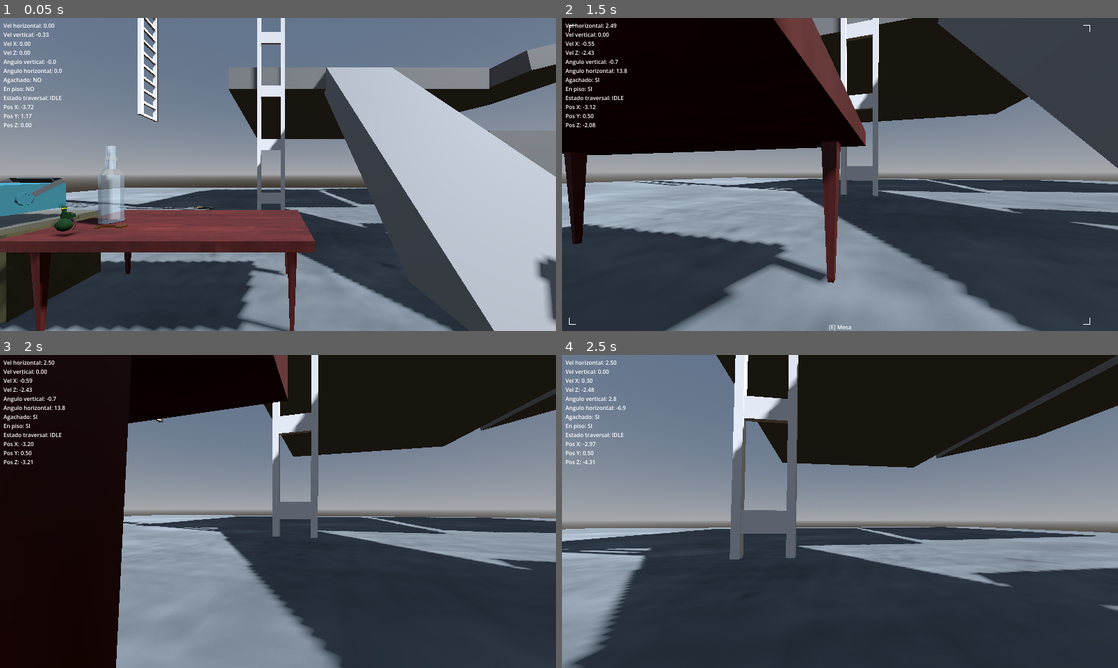
Above: before the commit, frames 1-4 (two rows, left to right).
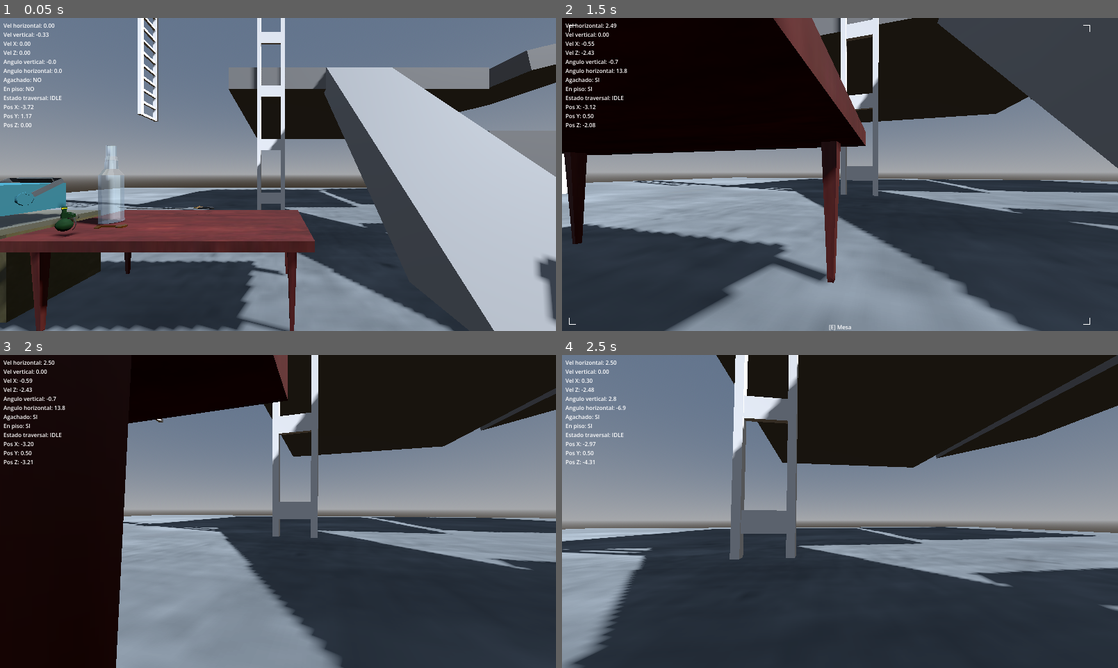
Above: after the commit, the same moments.

Repository: ElVerdulero2001/tun-tun-tun-sahur-el-juego-copia-de-Peripeteia-
Game: Godot game, scene res://levels/movement_test.tscn
Two runs of this game, one before a commit and one after it. Both use one fixed random seed, a clock stepped at 60 frames per second and the inputs below.
Inputs (mouse positions are in pixels of both pictures, inside the frame that each line leads up to):
- Up to frame 1 (0.05 s): no input
- Up to frame 2 (1.5 s): tap Enter at 0.5 s; move the mouse to (867, 174) at 0.52 s; hold Ctrl (crouch) 0.53-1.28 s; hold W (move_forward) from 0.53 s (still down); click (867, 174) at 0.67 s; tap Space (jump) at 0.77 s; move the mouse to (812, 174) at 1.27 s; tap E (interactuar) at 1.35 s
- Up to frame 3 (2 s): keep holding W (move_forward); tap Space (jump) at 1.52 s
- Up to frame 4 (2.5 s): keep holding W (move_forward); move the mouse to (851, 505) at 2.02 s; tap C (kick) at 2.1 s

Frame 1 is identical in both runs. In frame 2, 0.1% of the frame differs, in the area x 0-54%, y 26-57%; in frame 3, less than 0.1%; in frame 4, less than 0.1%.

Commit message:
yipi, ya se soluciono el tema de las escaleras, a la par de solucionar la perdida de informacion en la transicion de un stopmarker y un startmarker, ahora es instantaneo y sin el micro stop

Diff:
--- a/levels/movement_test.tscn
+++ b/levels/movement_test.tscn
@@ -273,6 +273,7 @@
 
 [node name="escalera 1" parent="world/enviroment/static/escaleras" unique_id=2057852000 instance=ExtResource("23_co54g")]
 transform = Transform3D(-4.371139e-08, 0, 1, 0, 1, 0, -1, 0, -4.371139e-08, -10.327127, 4.800875, -9.641181)
+neighbour_up = NodePath("../escalera 3")
 
 [node name="escalera 2" parent="world/enviroment/static/escaleras" unique_id=863226712 instance=ExtResource("23_co54g")]
 transform = Transform3D(1, 0, 0, 0, 1, 0, 0, 0, 1, -4.035, -1.6125276, -8.602)
@@ -281,13 +282,25 @@
 transform = Transform3D(1, 0, 0, 0, 4, 0, 0, 0, 1, 0, 0.062, 0)
 
 [node name="carcasa" parent="world/enviroment/static/escaleras/escalera 2" index="1" unique_id=1171411348]
-transform = Transform3D(1, 0, 0, 0, 4, 0, 0, 0, 1, 0, 17.286621, 0)
+transform = Transform3D(1, 0, 0, 0, 4, 0, 0, 0, 1, 0, 17.322027, 0)
 
 [node name="StartMarker" parent="world/enviroment/static/escaleras/escalera 2" index="2" unique_id=1847870763]
 transform = Transform3D(1, 0, 0, 0, 1, 0, 0, 0, 1, 0, 2.816892, 0.80568457)
 
 [node name="EndMarker" parent="world/enviroment/static/escaleras/escalera 2" index="3" unique_id=606831496]
 transform = Transform3D(1, 0, 0, 0, 1, 0, 0, 0, 1, 0, 33.95176, 0.80599976)
+
+[node name="escalera 3" parent="world/enviroment/static/escaleras" unique_id=603716692 instance=ExtResource("23_co54g")]
+transform = Transform3D(-4.0001844e-08, 0.4031461, 0.91513574, 1.7622071e-08, 0.91513574, -0.4031461, -1, 1.5137438e-15, -4.3711385e-08, -10.664811, 12.413293, -9.640672)
+neighbour_down = NodePath("../escalera 1")
+
+[node name="escalera 4" parent="world/enviroment/static/escaleras" unique_id=1261544001 instance=ExtResource("23_co54g")]
+transform = Transform3D(1, 0, 0, 0, 1, 0, 0, 0, 1, -15.070879, 0.09999943, -6.4042616)
+neighbour_up = NodePath("../escalera 5")
+
+[node name="escalera 5" parent="world/enviroment/static/escaleras" unique_id=1838846607 instance=ExtResource("23_co54g")]
+transform = Transform3D(1, 0, 0, 0, 1, 0, 0, 0, 1, -15.071, 7.3, -6.405)
+neighbour_down = NodePath("../escalera 4")
 
 [node name="dinamic" type="Node3D" parent="world/enviroment" unique_id=637697114]
 
--- a/scripts/player n entities/movement/parkour_detector.gd
+++ b/scripts/player n entities/movement/parkour_detector.gd
@@ -27,7 +27,6 @@
 
 # ── Parámetros de detección — ladder ─────────────────────────────
 @export var ladder_detection_radius : float = 1.2
-@export var ladder_max_distance     : float = 800
 
 # ── Alturas de sondeo ─────────────────────────────────────────────
 const PROBE_HEIGHTS : Array = [0.3, 0.6, 0.9, 1.2, 1.5]
@@ -120,16 +119,6 @@
 
 	var results = space.intersect_shape(params)
 
-	print("ladder query | resultados: ", results.size())
-	for result in results:
-		var c = result.get("collider", null)
-		if c:
-			var seg = _find_segment(c)
-			print("  collider: ", c.name, " | segment: ", seg)
-			if seg:
-				print("  start_marker: ", seg.get("start_marker"))
-				print("  end_marker: ", seg.get("end_marker"))
-
 	for result in results:
 		var collider = result.get("collider", null)
 		if collider == null:
@@ -145,11 +134,6 @@
 		if segment.get("start_marker") == null or segment.get("end_marker") == null:
 			continue
 		if segment.start_marker == null or segment.end_marker == null:
-			continue
-
-		# Validar distancia.
-		var dist = body.global_position.distance_to(segment.start_marker.global_position)
-		if dist > ladder_max_distance:
 			continue
 
 		# Validar intención.
@@ -160,7 +144,6 @@
 		var candidate = {
 			"type"     : "ladder",
 			"area"     : segment,   # el TraversalSegment
-			"distance" : dist,
 		}
 
 		# Debug — mostrar markers
@@ -198,8 +181,6 @@
 	if Input.is_action_pressed("crouch"):
 		return false
 
-	print("LADDER ACEPTADA")
-
 	return true
 
 func _is_within_segment_volume(segment: Node) -> bool:
--- a/scripts/player n entities/movement/traversal_controller.gd
+++ b/scripts/player n entities/movement/traversal_controller.gd
@@ -173,18 +173,6 @@
 # ─────────────────────────────────────────────────────────────────
 
 func _on_ladder_candidate_found(candidate: Dictionary) -> void:
-	print(
-		"LADDER EVENT | state=",
-		get_state_name(),
-		" | active=",
-		is_active()
-	)
-
-	if state != State.IDLE:
-		print("LADDER BLOQUEADA | state no es IDLE")
-		return
-
-	print("LADDER ACEPTADA | entrando")
 
 	_current_segment = candidate["area"]
 
@@ -322,19 +310,8 @@
 # ─────────────────────────────────────────────────────────────────
 
 func _state_ladder(delta: float) -> void:
-	print("LADDER TICK | segment=", _current_segment)
 
 	body.velocity = Vector3.ZERO
-
-	if _current_segment == null:
-		print("LADDER EXIT | SEGMENT NULL")
-		_release(Vector3.ZERO)
-		return
-
-	if _current_segment == null:
-		print("LADDER EXIT | SEGMENT NULL")
-		_release(Vector3.ZERO)
-		return
 
 	# ── Saltar fuera ──────────────────────────────────────────────
 	if Input.is_action_just_pressed("jump"):
@@ -386,7 +363,7 @@
 			var neighbour = _current_segment.get_neighbour_up()
 			if neighbour != null:
 				_current_segment  = neighbour
-				_current_progress = 0.0
+				_current_progress = new_progress - 1.0
 				_log("escalera — transición a vecino superior: %s" % neighbour.name)
 			else:
 				_current_progress = 1.0  # tope — no hay más segmento
@@ -394,7 +371,7 @@
 			var neighbour = _current_segment.get_neighbour_down()
 			if neighbour != null:
 				_current_segment  = neighbour
-				_current_progress = 1.0
+				_current_progress = 1.0 + new_progress
 				_log("escalera — transición a vecino inferior: %s" % neighbour.name)
 			else:
 				_current_progress = 0.0  # fondo — no hay más segmento
@@ -578,14 +555,6 @@
 	_change_state(State.IDLE)
 
 func _change_state(new_state: State) -> void:
-
-	print(
-		"STATE:",
-		State.keys()[state],
-		" -> ",
-		State.keys()[new_state]
-	)
-
 	var was_active = is_active()
 	var old_name   = State.keys()[state]
 	state          = new_state
